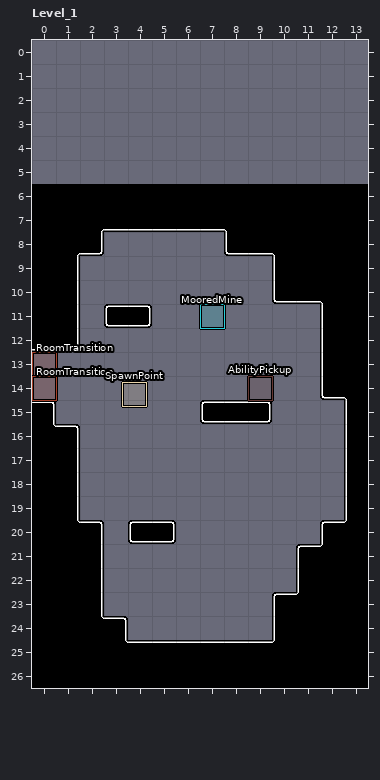
Level history. LDtk project: source/levels/world.ldtk. That is the earlier state.
Cells are 32x32 px. Shown: Level_1 x 0..13, y 0..26. The commit also changed other parts of the map, which this record leaves out. The old version is drawn lined up with the new one.
And afterwards:
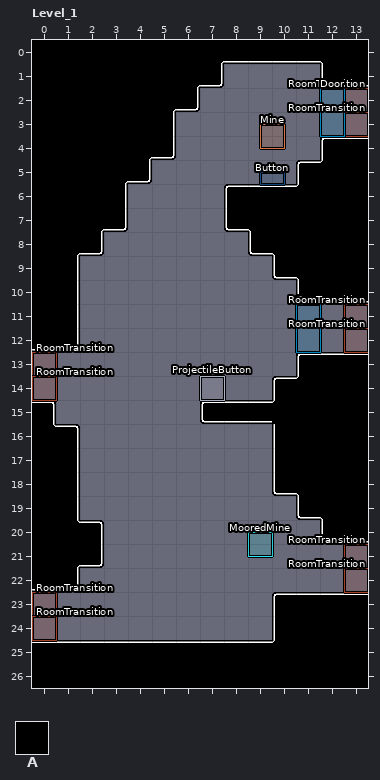
Key: from "Walls": A 1.
_ is an empty cell.
Objects are placed by their top-left corner, in cells (3,4 is the top-left corner of cell 3,4); size is 1x1 cell unless given.
The edit:
map size 14x21 -> 14x27 cells (old content now starts at 0,6; both pictures use the new coordinates)
Layer "Walls":
y 0: x 0..13 ______________ -> AAAAAAAAAAAAAA
y 1: x 0..7 ________ -> AAAAAAAA; x 12..13 __ -> AA
y 2: x 0..6 _______ -> AAAAAAA
y 3: x 0..5 ______ -> AAAAAA
y 4: x 0..5 ______ -> AAAAAA; x 12..13 __ -> AA
y 5: x 0..4 _____ -> AAAAA; x 11..13 ___ -> AAA
y 6..7: x 4..7 AAAA -> ____
y 8: x 8 A -> _
y 10: x 10 A -> _
y 11: x 3..4 AA -> __; x 12..13 AA -> __
y 12: x 12..13 AA -> __
y 13: x 11 _ -> A
y 14: x 10..11 __ -> AA
y 15..18: x 10..12 ___ -> AAA
y 19: x 11..12 __ -> AA
y 20: x 4..5 AA -> __
y 21: x 11..13 AAA -> ___
y 22: x 2 A -> _; x 11..13 AAA -> ___
y 23: x 0..2 AAA -> ___
y 24: x 0..3 AAAA -> ____
Layer "Entities":
added: "Mine" rectangle at 9.5,3.5
added: "ProjectileButton" rectangle at 7,14
added: "Door" rectangle at 11,11 size 1x2
added: "MooredMine" rectangle at 9,20.5
added: "RoomTransition" rectangle at 0,23
added: "RoomTransition" rectangle at 0,24
added: "RoomTransition" rectangle at 13,11
added: "RoomTransition" rectangle at 13,12
added: "RoomTransition" rectangle at 13,2
added: "RoomTransition" rectangle at 13,3
added: "Button" rectangle at 9.5,5.5 size 1x0.5
added: "Door" rectangle at 12,2 size 1x2
added: "RoomTransition" rectangle at 13,21
added: "RoomTransition" rectangle at 13,22
removed: "SpawnPoint" rectangle at 3.8,14.2
removed: "MooredMine" rectangle at 7,11
removed: "AbilityPickup" rectangle at 9,14
